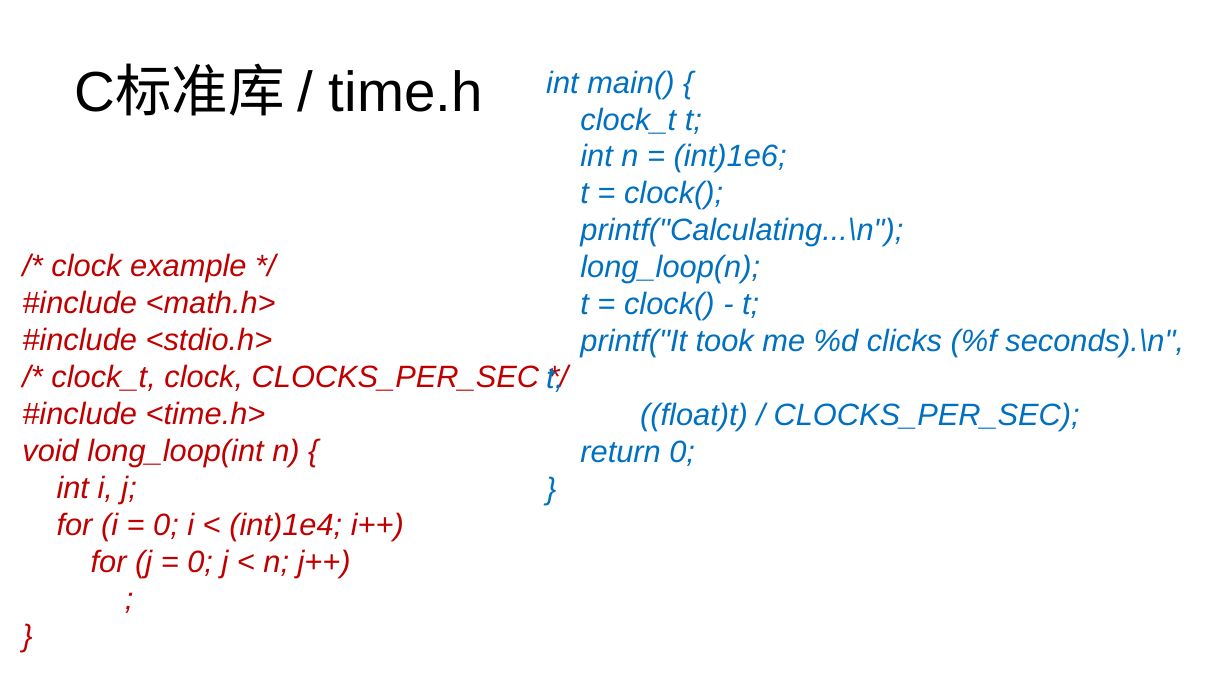
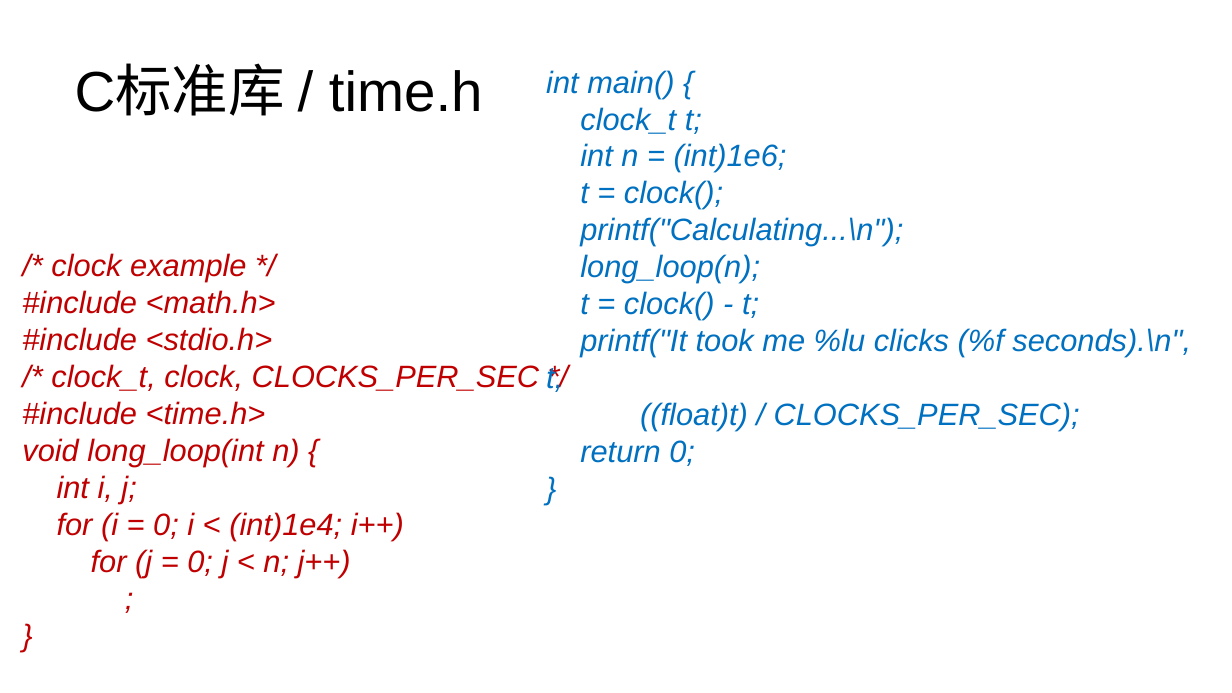
Before and after one commit to lezhang-thu/c-programming, a slide deck: slide 28 of 数据结构+算法/2022秋季-计算机基础与程序设计-数据结构-算法.pptx. Drawn at 1232x693 pixels with LibreOffice and Linux fonts; fonts in the diff are those of the drawing. Boxes give left, top, right and bottom in pixels: in the first picture for what was removed or moved away, otherwise in the second. Text is boxed around its words. In the diff, an @@ line names an element or a change of style, - is before the commit and + after.

```diff
--- a/数据结构+算法/2022秋季-计算机基础与程序设计-数据结构-算法.pptx
+++ b/数据结构+算法/2022秋季-计算机基础与程序设计-数据结构-算法.pptx
@@ text at (546, 328, 1191, 392): text changed @@
-printf("It took me %d clicks (%f seconds).\n", t,
+printf("It took me %lu clicks (%f seconds).\n", t,
```
Also in this commit, not shown: 3 other slides changed, 1 other file.
